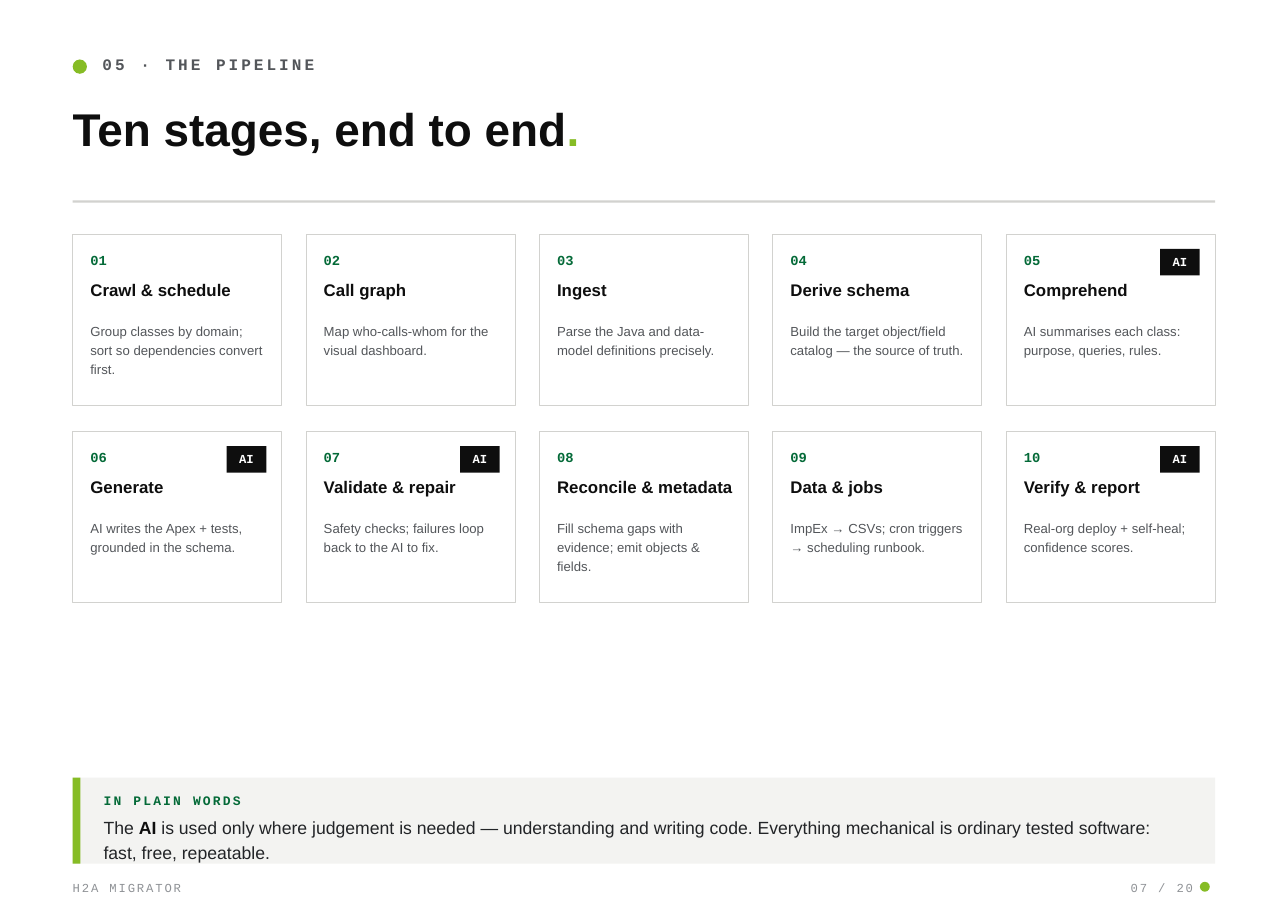
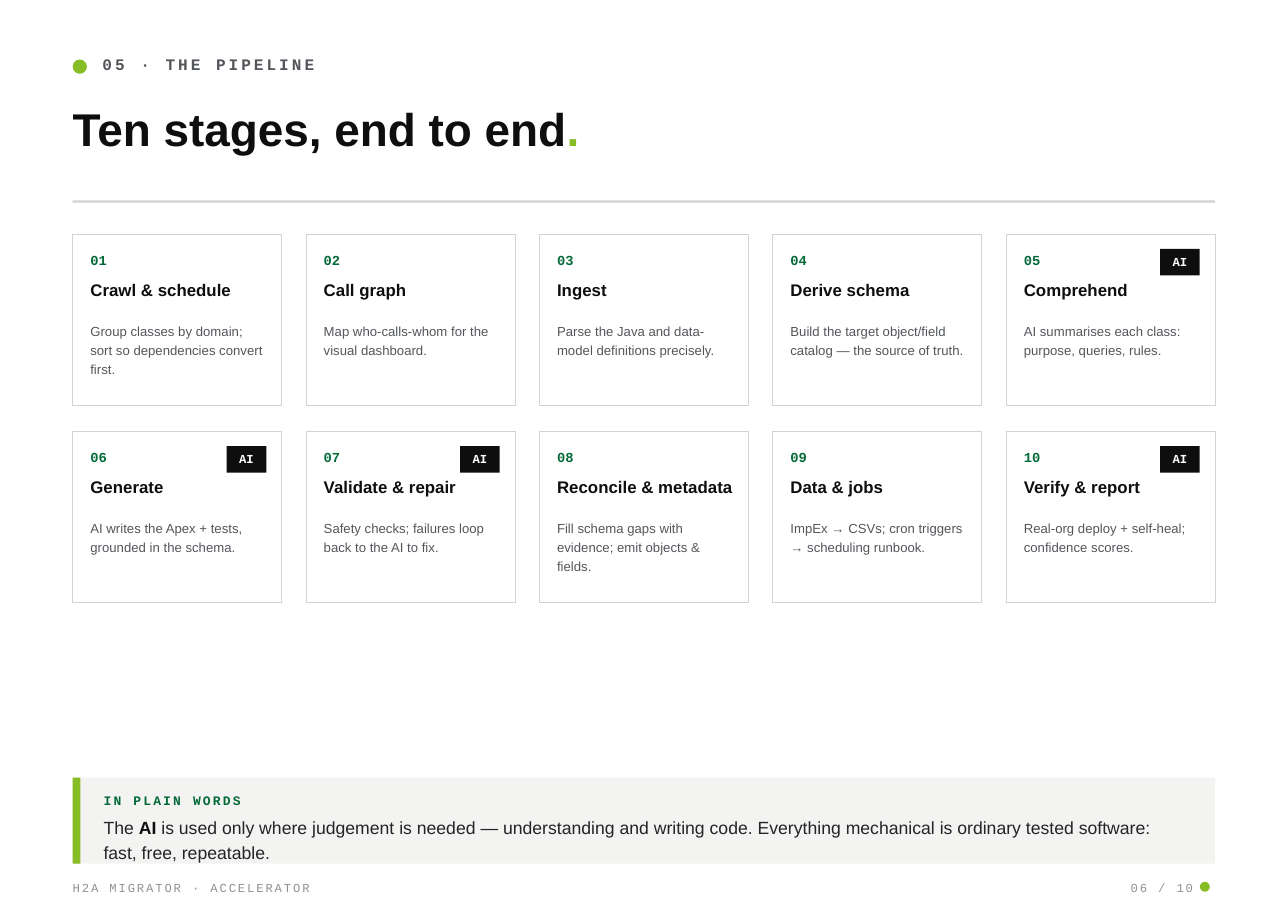
Before and after one commit to Vikaschd04/SAP_Salesforce_Migrator, a slide deck: slide 6 of docs/DEMO_DECK.pptx (slide 7 before the commit). Drawn at 1288x911 pixels with LibreOffice and Linux fonts; fonts in the diff are those of the drawing. Boxes give left, top, right and bottom in pixels: in the first picture for what was removed or moved away, otherwise in the second. Text is boxed around its words. In the diff, an @@ line names an element or a change of style, - is before the commit and + after.

Commit message:
refactor: update H2A Migrator deck generation script to a 10-slide executive accelerator format and remove obsolete PDF.

```diff
--- a/docs/DEMO_DECK.pptx
+++ b/docs/DEMO_DECK.pptx
@@ text at [73, 884, 309, 892]: text changed @@
-H2A MIGRATOR
+H2A MIGRATOR · ACCELERATOR
@@ text at [1131, 884, 1194, 892]: text changed @@
-07 / 20
+06 / 10
```
Also in this commit, not shown: 9 other slides changed, 10 slides removed, 4 other files.
